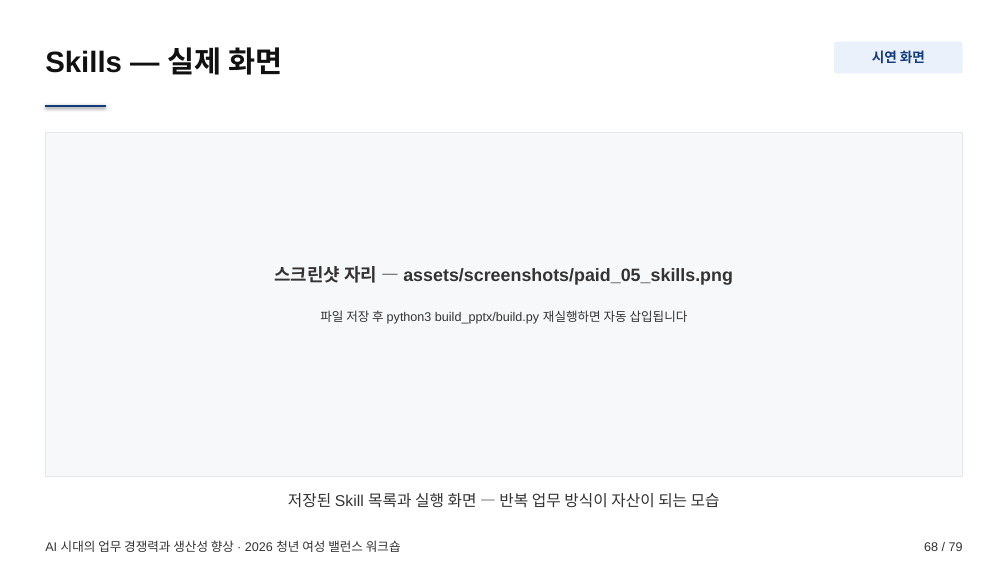
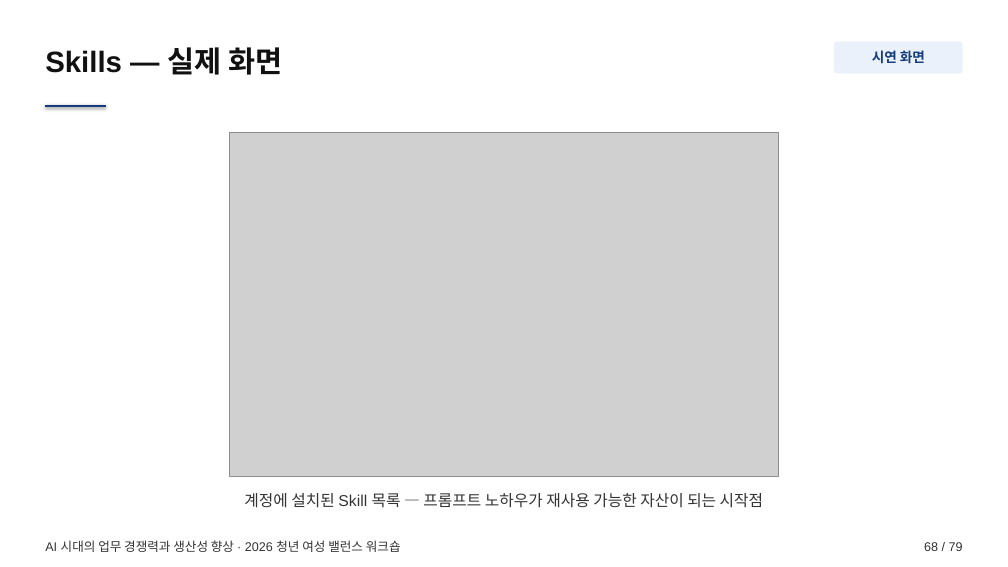
Before and after one commit to smilesjcha/how-to-work-better, a slide deck: slide 68 of lectures/20260723-worklife-ax-workshop/output/worklife-ax-workshop.pptx. Drawn at 1008x567 pixels with LibreOffice and Linux fonts; fonts in the diff are those of the drawing; grey boxes stand for pictures. Boxes give left, top, right and bottom in pixels: in the first picture for what was removed or moved away, otherwise in the second. Text is boxed around its words. In the diff, an @@ line names an element or a change of style, - is before the commit and + after.

```diff
--- a/lectures/20260723-worklife-ax-workshop/output/worklife-ax-workshop.pptx
+++ b/lectures/20260723-worklife-ax-workshop/output/worklife-ax-workshop.pptx
@@ rectangle removed at (45, 132, 963, 476) @@
@@ picture added at (230, 132, 778, 476) @@
@@ text removed at (274, 266, 733, 285) @@
-스크린샷 자리 — assets/screenshots/paid_05_skills.png
@@ text removed at (320, 310, 688, 324) @@
-파일 저장 후 python3 build_pptx/build.py 재실행하면 자동 삽입됩니다
@@ text at (244, 493, 763, 508): text changed @@
-저장된 Skill 목록과 실행 화면 — 반복 업무 방식이 자산이 되는 모습
+계정에 설치된 Skill 목록 — 프롬프트 노하우가 재사용 가능한 자산이 되는 시작점
```
Also in this commit, not shown: 4 other slides changed, 10 other files.
